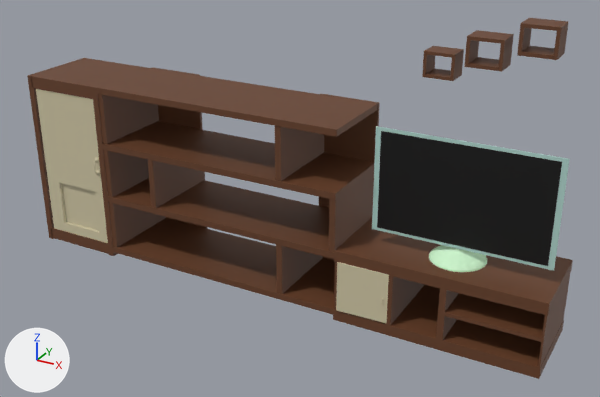
The COLLADA model model/TV/TV.dae: old version first, new version second.
Before and after are seen from a camera (50 mm lens) standing at (405.0, -549.0, 229.0) and looking at (68.0, 64.0, -78.0). Arrows for +X, +Y and +Z are at lower left; the lights stay in place. Where no turn or scale is listed for an object, it has been applied to the vertices.

In view in the first picture: 'base_televisor', 'pantalla', 'pomo_armario_grande', 'pomo_armario_peque_o', 'soporte_pantalla', 'sup_caja_grande003', 'sup_caja_med002', 'sup_caja_peqe001', 'tablon_estante_superior'.
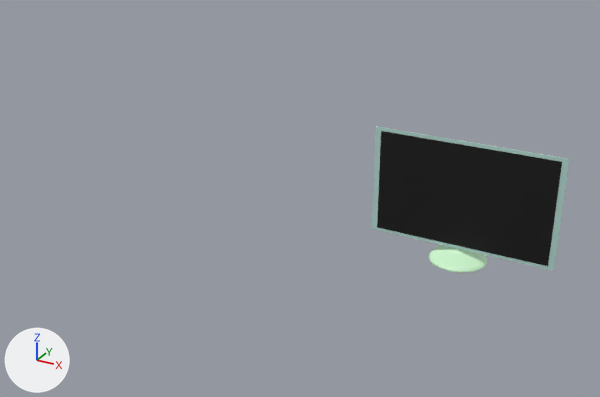
The newer file is also rescaled (x0.00573), turned or shifted as a whole; pictures and numbers use the older file's frame.

Pixel boxes (x1, y1, x2, y2) of what changed, in the pictures (600 x 397 px):
'tablon_estante_superior', deleted (brown): before (27, 58, 573, 379)
'pomo_armario_grande', deleted (beige): before (36, 89, 108, 243)
'pomo_armario_peque_o', deleted (beige): before (336, 262, 389, 323)
'sup_caja_grande003', deleted (brown): before (517, 18, 568, 60)
'sup_caja_med002', deleted (brown): before (464, 30, 514, 72)
'sup_caja_peqe001', deleted (brown): before (422, 46, 464, 81)

The edits, one by one:
Object 'sup_caja_grande003' (ob_sup_caja_grande003) is deleted.
Object 'tablon_estante_superior' (ob_tablon_estante_superior) is deleted.
Object 'sup_caja_med002' (ob_sup_caja_med002) is deleted.
Object 'pomo_armario_grande' (ob_pomo_armario_grande) is deleted.
Object 'sup_caja_peqe001' (ob_sup_caja_peqe001) is deleted.
Object 'pomo_armario_peque_o' (ob_pomo_armario_peque_o) is deleted.
